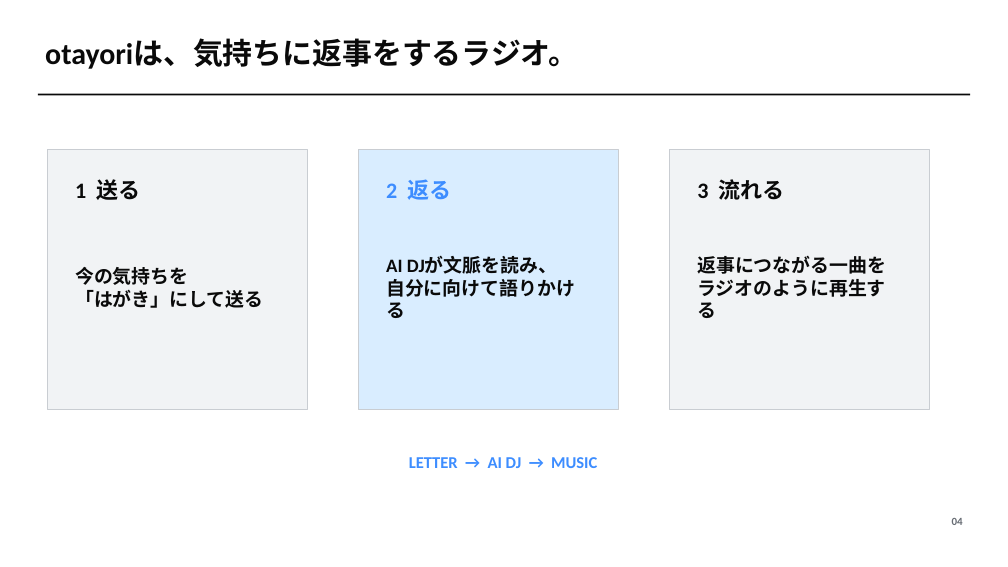
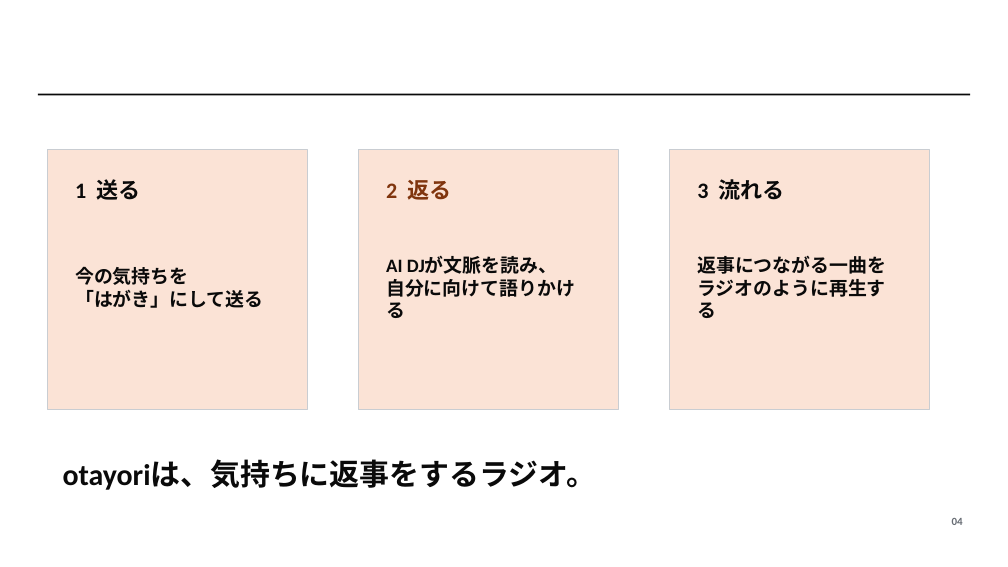
Before and after one commit to kazui-dev/findy-campus-hackathon-02, a slide deck: slide 4 of docs/otayori.pptx. Drawn at 1008x567 pixels with LibreOffice and Linux fonts; fonts in the diff are those of the drawing. Boxes give left, top, right and bottom in pixels: in the first picture for what was removed or moved away, otherwise in the second. Text is boxed around its words. In the diff, an @@ line names an element or a change of style, - is before the commit and + after.

```diff
--- a/docs/otayori.pptx
+++ b/docs/otayori.pptx
@@ rectangle at box(47, 150, 307, 410): fill #F1F3F5 to #FBE3D6 @@
@@ rectangle at box(358, 150, 619, 410): fill #D9EDFF to #FBE3D6 @@
@@ text "2 返る" at box(386, 180, 451, 200): text colour #3D8DFF to #80350E @@
@@ rectangle at box(669, 150, 929, 410): fill #F1F3F5 to #FBE3D6 @@
@@ text "otayoriは、気持ちに返事をするラジオ。": place and size @@
-text "otayoriは、気持ちに返事をするラジオ。" at box(45, 39, 579, 69)
+text "otayoriは、気持ちに返事をするラジオ。" at box(63, 460, 597, 490)
@@ text removed at box(409, 457, 597, 468) @@
-LETTER → AI DJ → MUSIC
```
Also in this commit, not shown: 5 other slides changed, 3 slides removed.
